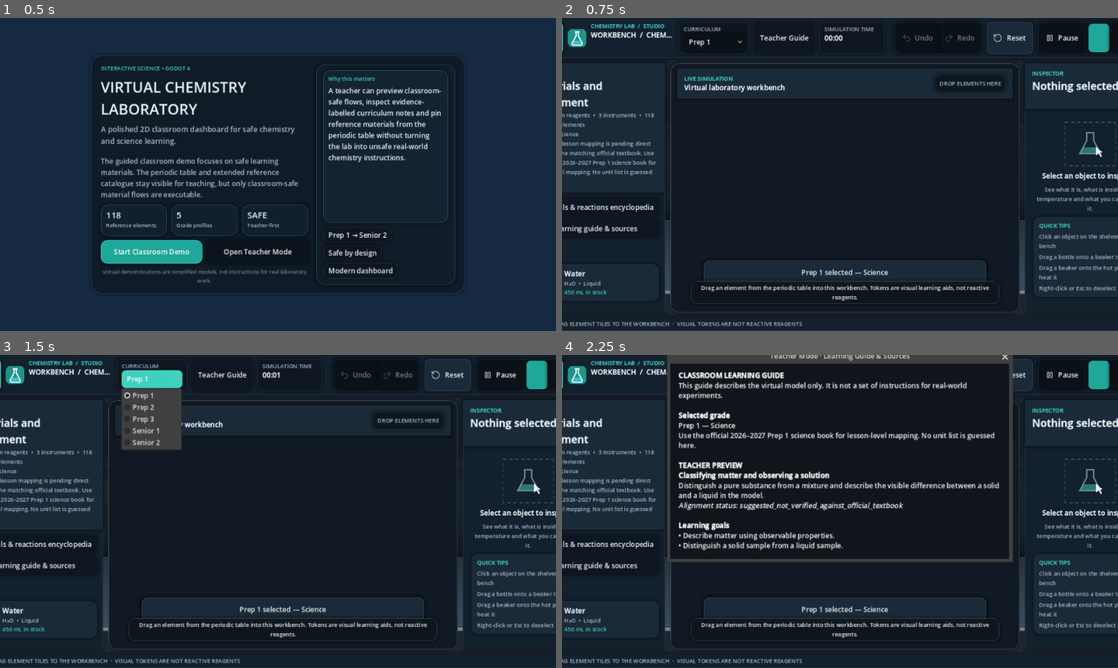
Above: before the commit, frames 1-4 (two rows, left to right).
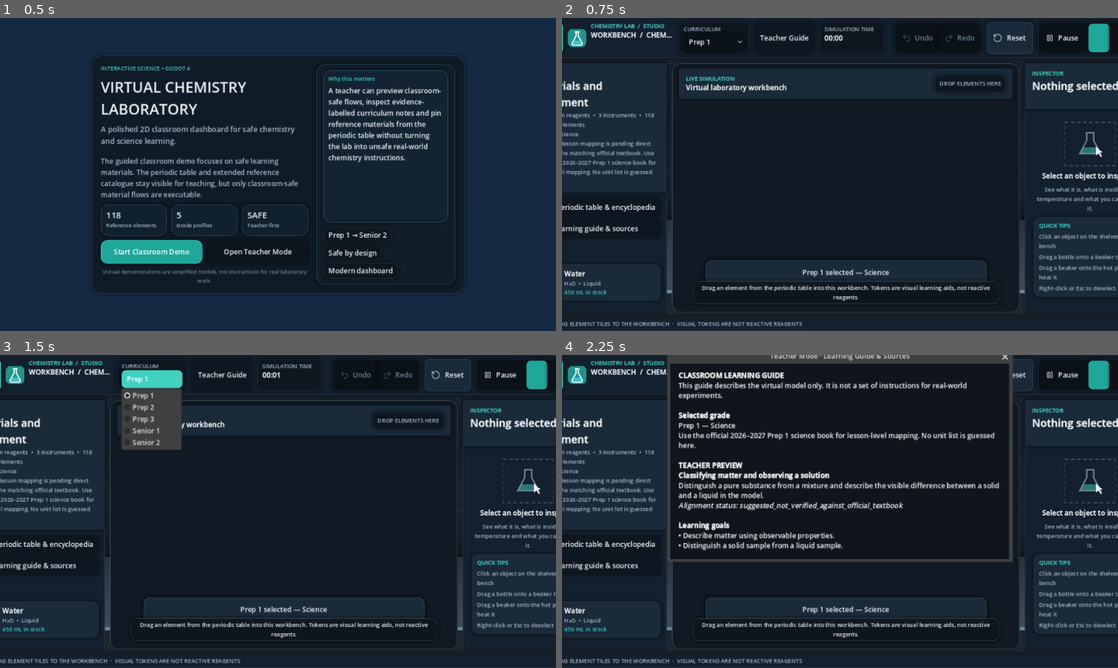
Above: after the commit, the same moments.

Repository: KareemMohammadeen/chemistry-lab-2d
Game: Godot game, scene res://scenes/main.tscn
The game is run twice, just before and just after one commit, with the same random seed, the same clock (stepped at 60 frames per second) and the same inputs.
Inputs:
- Up to frame 1 (0.5 s): no input
- Up to frame 2 (0.75 s): click "Start Classroom Demo" at 0.5 s
- Up to frame 3 (1.5 s): click "Prep 1" at 1.25 s
- Up to frame 4 (2.25 s): click "Teacher Guide" at 2 s

Frame 1 is identical in both runs. In frame 2, 1.7% of the frame differs, in the area x 0-84%, y 14-94%; in frame 3, 1.5%; in frame 4, 1.2%.

Commit message:
Surface the new draggable periodic table in the materials dock

Diff:
--- a/scripts/ui/library_panel.gd
+++ b/scripts/ui/library_panel.gd
@@ -77,8 +77,8 @@
 	var database := _host.database
 
 	var explorer_button := Button.new()
-	explorer_button.text = "Materials & reactions encyclopedia"
-	explorer_button.tooltip_text = "Browse all 118 elements, compounds, simulation materials and model reactions as read-only educational references."
+	explorer_button.text = "Open periodic table & encyclopedia"
+	explorer_button.tooltip_text = "Open the full periodic table. Drag any element tile onto the workbench as a visual learning token."
 	explorer_button.theme_type_variation = &"ToolButton"
 	explorer_button.size_flags_horizontal = Control.SIZE_EXPAND_FILL
 	explorer_button.focus_mode = Control.FOCUS_NONE
